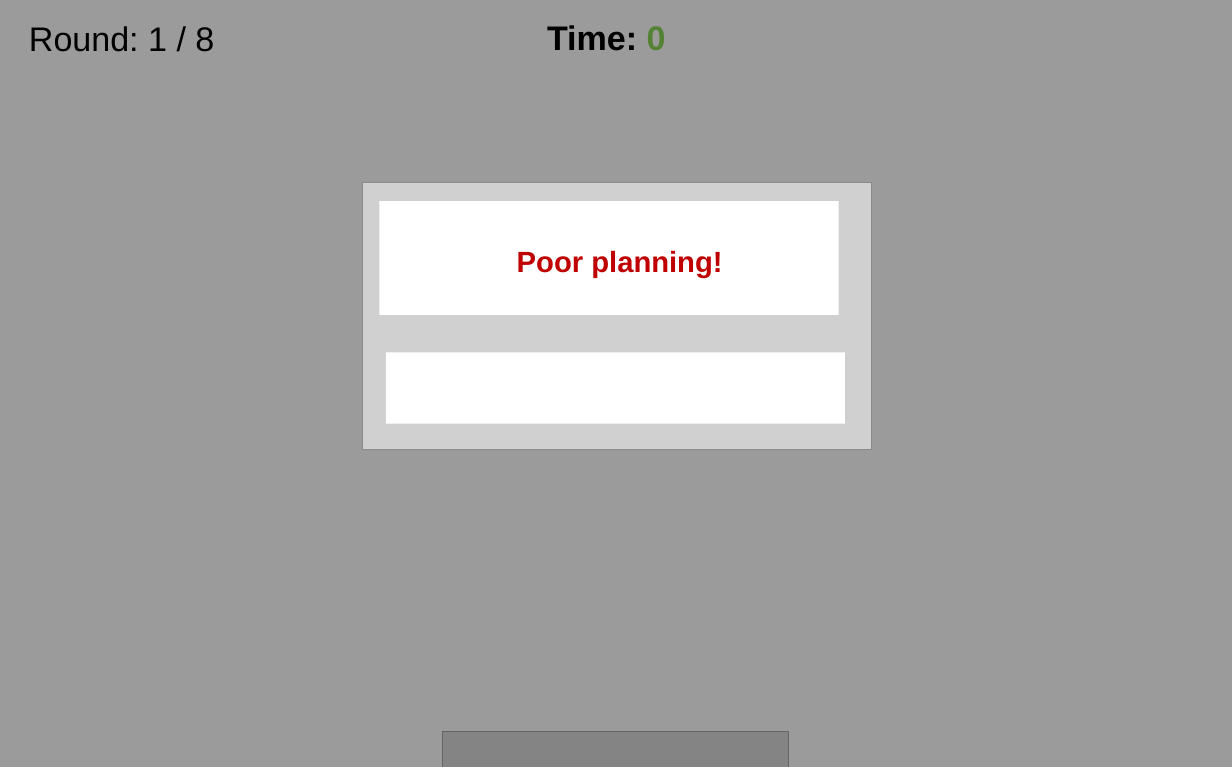
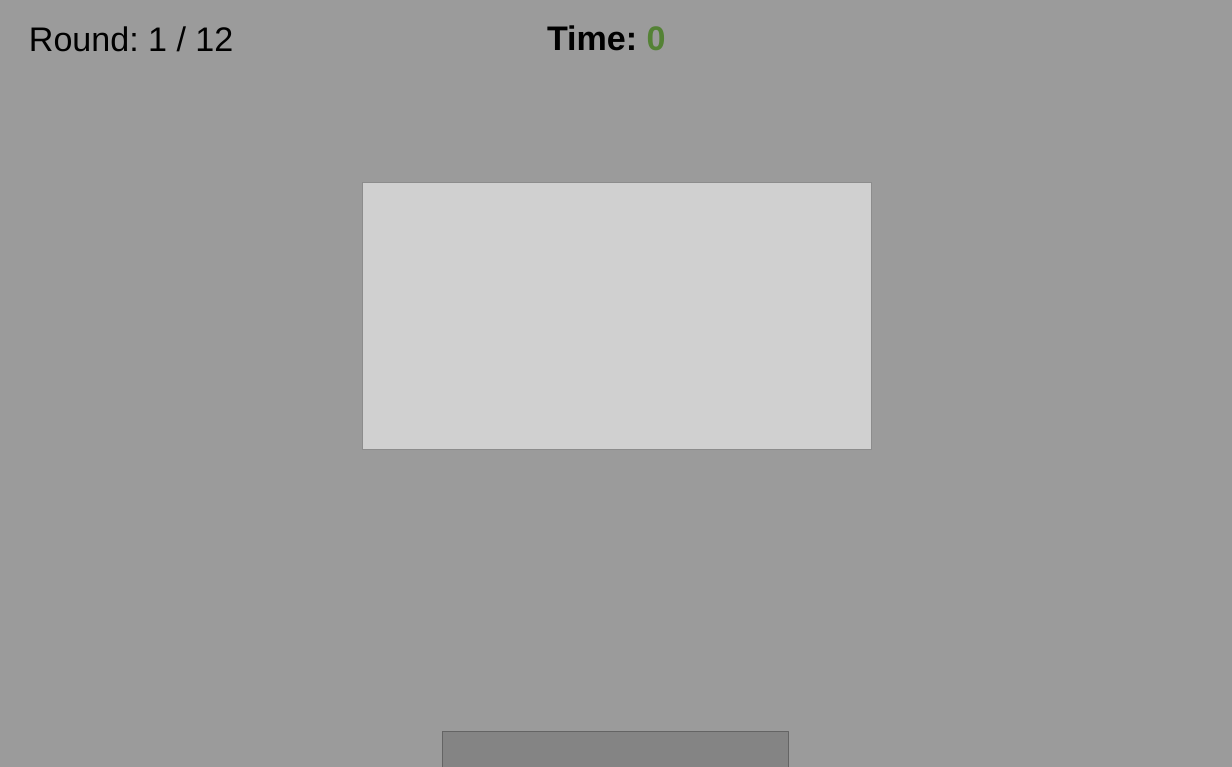
Before and after one commit to RationalityEnhancement/MCRL, a slide deck: slide 4 of experiments/exp1/static/images/$1.60/task_images.pptx. Drawn at 1232x767 pixels with LibreOffice and Linux fonts; fonts in the diff are those of the drawing; grey boxes stand for pictures; background and template pictures are left out. Boxes give left, top, right and bottom in pixels: in the first picture for what was removed or moved away, otherwise in the second. Text is boxed around its words. In the diff, an @@ line names an element or a change of style, - is before the commit and + after.

```diff
--- a/experiments/exp1/static/images/$1.60/task_images.pptx
+++ b/experiments/exp1/static/images/$1.60/task_images.pptx
@@ text at <box>29,26,233,52</box>: text changed @@
-Round: 1 / 8
+Round: 1 / 12
@@ rectangle removed at <box>379,201,839,315</box> @@
@@ text removed at <box>517,250,722,278</box> @@
-Poor planning!
@@ rectangle removed at <box>386,352,845,423</box> @@
```
Also in this commit, not shown: 2 other slides changed, 14 other files.
